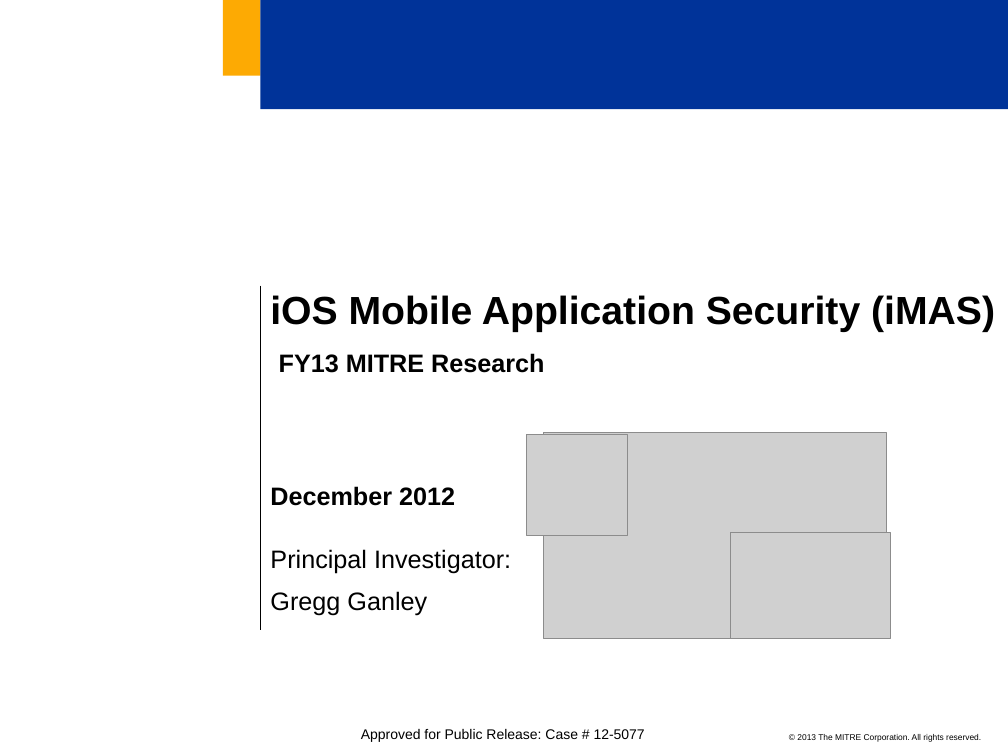
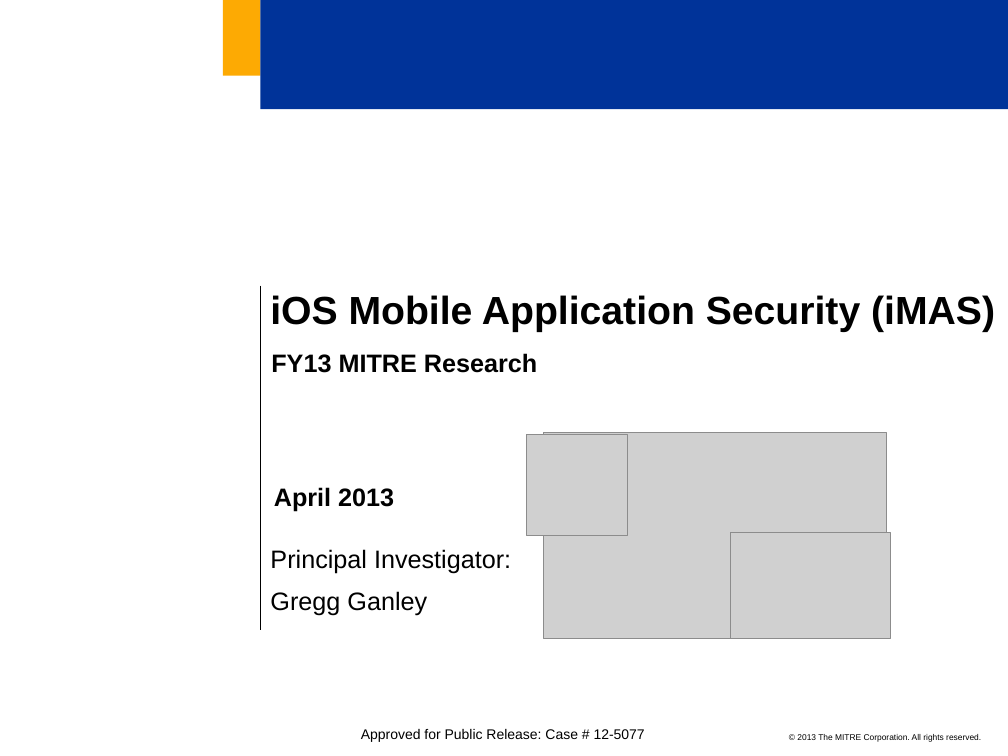
Before and after one commit to project-imas/about, a slide deck: slide 1 of iMAS_apr_2013_slides.pptx. Drawn at 1008x756 pixels with LibreOffice and Linux fonts; fonts in the diff are those of the drawing; grey boxes stand for pictures; background and template pictures are left out. Boxes give left, top, right and bottom in pixels: in the first picture for what was removed or moved away, otherwise in the second. Text is boxed around its words. In the diff, an @@ line names an element or a change of style, - is before the commit and + after.

Commit message:
updated

```diff
--- a/iMAS_apr_2013_slides.pptx
+++ b/iMAS_apr_2013_slides.pptx
@@ text "FY13 MITRE Research": place and size @@
-text "FY13 MITRE Research" at box(279, 353, 544, 373)
+text "FY13 MITRE Research" at box(271, 353, 537, 373)
@@ text at box(274, 487, 394, 512): text changed @@
-December 2012
+April 2013
```
Also in this commit, not shown: 21 other slides changed.
